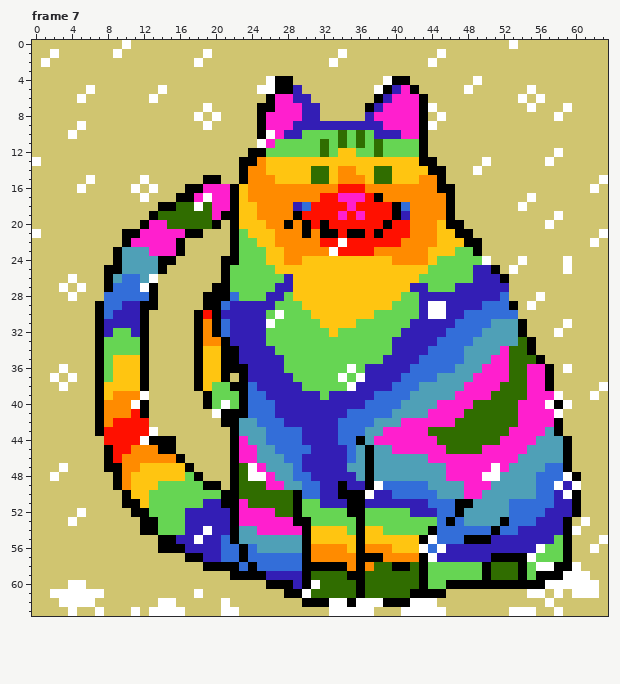
Two states of a pixel-art file, Gadse-no4.ase. Above, as it was before the edit.
64x64 pixels, 8 frames. Shown: frame 7. The commit also changed other frames, which this record leaves out.
After:
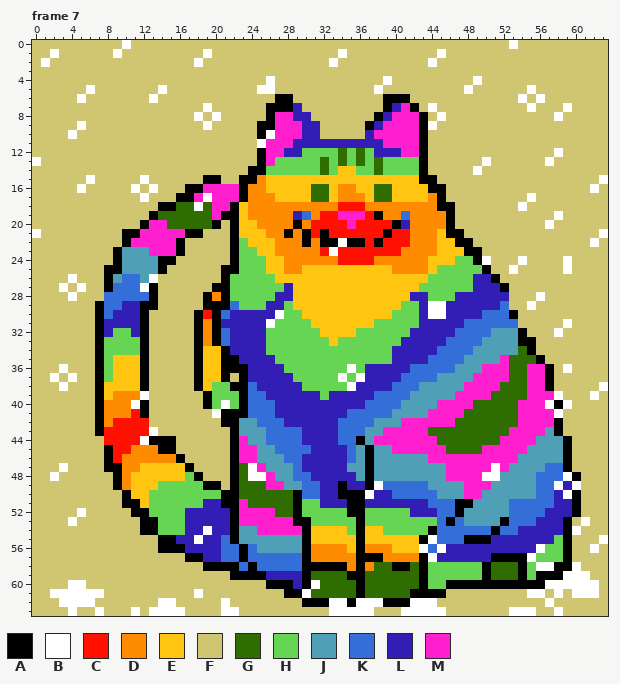
Palette (. is transparent): A #000000  B #ffffff  C #ff1000  D #ff8b00  E #ffc511  F #d0c570  G #306d00  H #66d553  J #4fa0b7  K #336ed9  L #331eb5  M #ff1fce
What changed:
Frame 7, layers "Tears Copy", "Gadse Copy":
y 4: x 27..28 AA -> FF; x 40..41 AA -> FF
y 5: x 27..29 AAL -> FFF; x 39..42 ALMA -> FFFF
y 6: x 26..30 AMMLL -> FAAFF; x 38..43 ALMMMA -> FAAAFF
y 7: x 25 A -> F; x 27..31 MMMLL -> AALFF; x 37..40 ALMM -> FFAL; x 42..43 MA -> AF
y 8: x 25..26 AM -> FA; x 29 M -> L; x 31 L -> F; x 37..39 LMM -> FAL
y 9: x 26 M -> A; x 29 L -> M; x 32..37 LLLLLL -> FFFFFA
y 10: x 28..40 LLHHHHGHGHLLL -> MMLLFFFFFLMMM
y 11: x 27..42 HHHHHGHGHGHGHHHH -> MMLLLLLLLLLLMMMM
y 12: x 24 A -> F; x 26..29 HHHH -> MMLL; x 32 G -> H; x 34..36 EEH -> GHG; x 38..42 GHHHH -> LLLMM
y 13: x 23..42 AADEEEEEEEEEEEEEEEEE -> FFAMHHHHHGHGHGHGHHHH; x 44 A -> F
y 14: x 23..31 ADDEEEEEG -> FAAHHHHHH; x 33..37 EDDEE -> HEEHH; x 39..45 GEEEEAA -> HHHHAFF
y 15: x 24 D -> A; x 26 D -> E; x 31..32 GG -> EE; x 34..36 DDD -> EEE; x 38..39 GG -> EE; x 43..45 DDA -> AAF
y 16: x 22..23 AE -> MA; x 26..44 DDDDDDDDCCCDDDDDDDD -> EEEEEGGEDDEEGGEEEEA; x 46 A -> F
y 17: x 22..23 AE -> MA; x 27..43 DDDDDCCMMMCADDDDD -> EEEEGGEDDDEGGEEEE; x 45..46 DA -> AF
y 18: x 24 E -> D; x 29..33 LKCCC -> DDDDD; x 35 M -> C; x 37..41 CCCAK -> DDDDD; x 45 D -> A
y 19: x 24 E -> D; x 29..31 ACC -> LKD; x 35 C -> M; x 38..41 CCAL -> ADDK
y 20: x 25 E -> D; x 28..30 ADA -> DAD; x 32 A -> C; x 35 C -> M; x 39..41 ACC -> CAL; x 45 E -> D; x 47 A -> F
y 21: x 23 H -> E; x 26 E -> D; x 28 D -> A; x 31 D -> C; x 33 A -> C; x 35..36 AA -> CC; x 38..39 AC -> CA; x 46 E -> A; x 48 A -> F
y 22: x 24 H -> E; x 30 D -> A; x 32..33 CC -> AA; x 35..36 CC -> AA; x 38 C -> A; x 41 D -> C; x 47 E -> A; x 49 A -> F
y 23: x 25 H -> E; x 27 E -> D; x 32 D -> C; x 38..40 DDD -> CCC; x 44 E -> D; x 47..48 HH -> EA
y 24: x 21 A -> F; x 30..39 EEEEEEEEEE -> DDDDCCCCDD; x 45..46 HH -> EE; x 49 H -> A
y 25: x 22 H -> A; x 26 H -> E; x 28..29 EE -> DD; x 40..44 EEEEH -> DDDDE; x 49..51 LLA -> HAF
y 26: x 27..28 HL -> EE; x 43 H -> E; x 51..52 LA -> AF
y 27: x 27 L -> H; x 42..43 LL -> EH; x 47..48 LL -> HH; x 52 L -> A
y 28: x 20 A -> D; x 22 K -> H; x 26 L -> H; x 28 H -> L; x 41..42 HH -> EL; x 44..46 LLL -> HHH; x 52 K -> L
y 29: x 21..25 KLLLL -> AKHHH; x 27 H -> L; x 29 H -> E; x 40 H -> E; x 50..51 KK -> LL; x 53 A -> F
y 30: x 21 L -> K; x 26 H -> L; x 30 H -> E; x 38..39 HH -> EE; x 48..49 KK -> LL; x 53 K -> A
y 31: x 21 K -> L; x 31 H -> E; x 36..37 HH -> EE; x 42 L -> H; x 47 K -> L; x 51..54 JJJA -> KKKF
y 32: x 32 H -> E; x 34..35 HH -> EE; x 41 L -> H; x 46 K -> L; x 50 J -> K
y 33: x 20..21 DA -> AK; x 33 H -> E; x 40 L -> H; x 45 K -> L; x 49 J -> K; x 54 G -> A
y 34: x 22 A -> L; x 26 L -> H; x 44 K -> L; x 48 J -> K; x 52..53 MG -> JJ
y 35: x 27 L -> H; x 39 L -> H; x 43 K -> L; x 51 M -> J
Where, in picture pixels (left, top, right, bottom), the same in both pictures:
changed: (212, 76, 527, 364)
